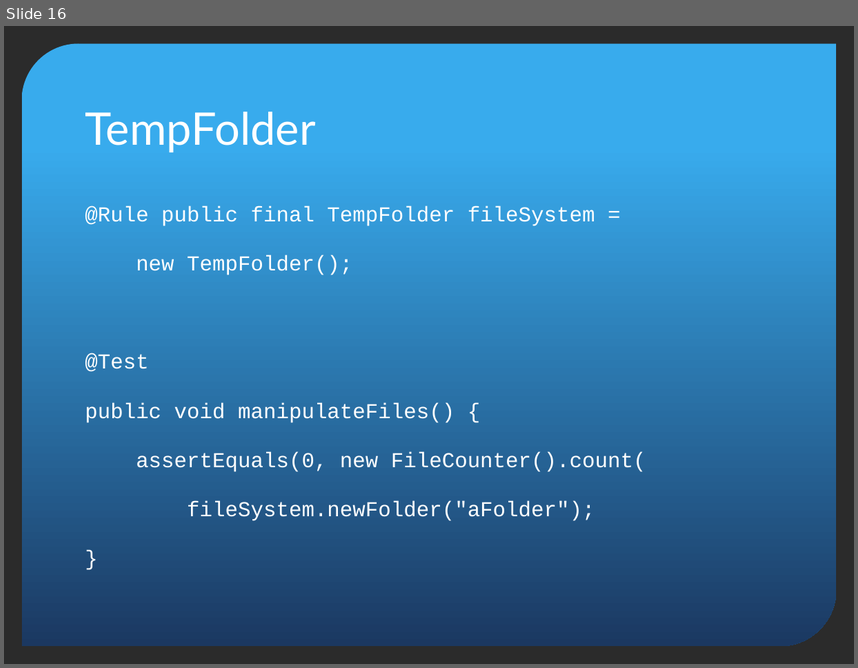
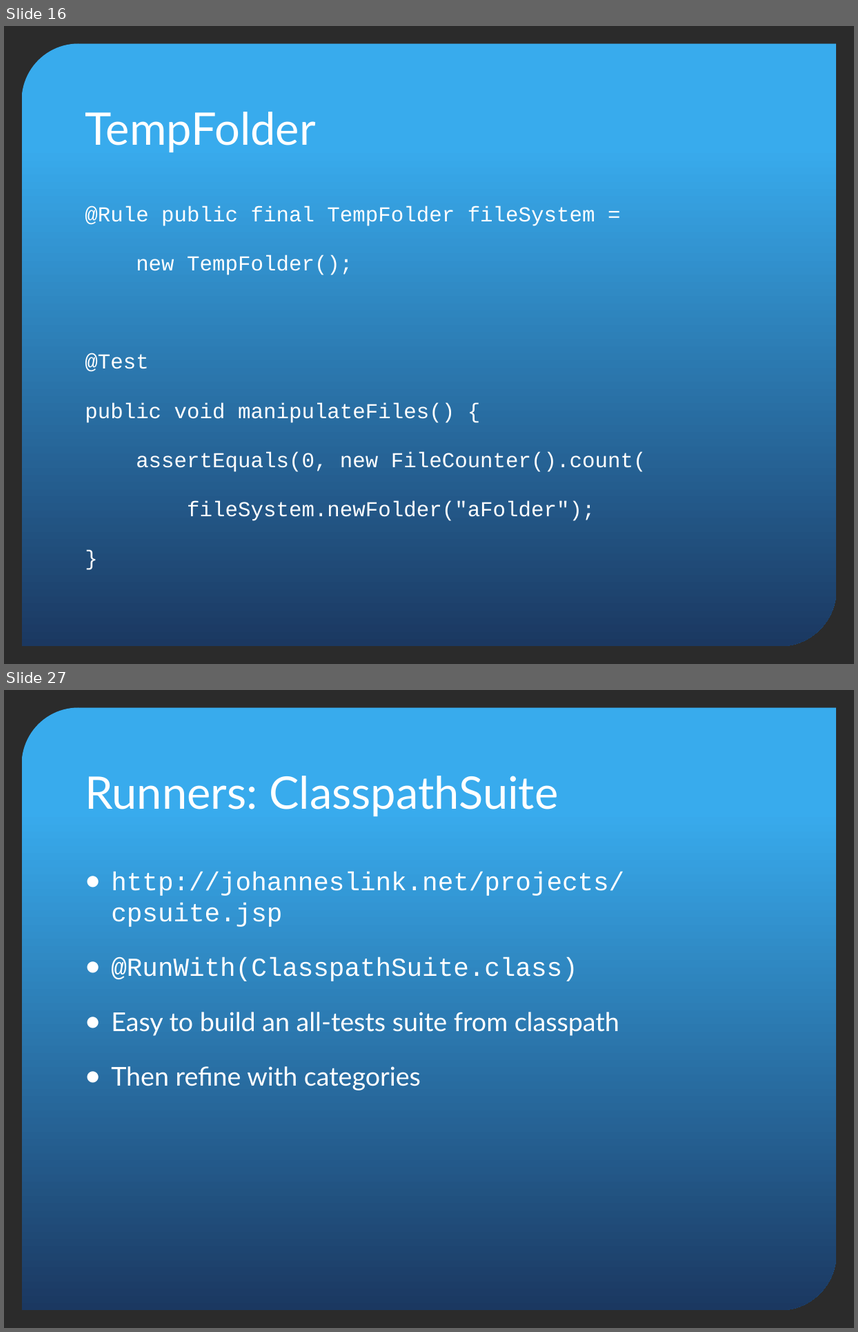
Before and after one commit to pholser/bending-junit, a slide deck: bending-junit.pptx. Shown one above the other, each under a label of ours: slide 16 before the commit, slides 16 and 27 after it; the slides between them are not shown. The pictures are 858x668 and 858x1332 pixels, drawn with LibreOffice and Linux fonts; fonts in the diff are those of the drawing; background and template pictures are left out; a plain dark background stands for a picture behind light text. Boxes give left, top, right and bottom in pixels: in the first picture for what was removed or moved away, otherwise in the second. Text is boxed around its words. In the diff, an @@ line names an element or a change of style, - is before the commit and + after.

```diff
--- a/bending-junit.pptx
+++ b/bending-junit.pptx
@@ slide 27 added at (4,690,854,1328), background picture (left out); not listed: 1 template element that a slide beside it also shows @@
@@ title added at (85,776,559,816), 38 pt, text #FFFFFF @@
+Runners: ClasspathSuite
@@ text added at (111,871,624,1090), 22 pt, text #FFFFFF @@
+● http://johanneslink.net/projects/cpsuite.jsp
+● @RunWith(ClasspathSuite.class)
+● Easy to build an all-tests suite from classpath
+● Then refine with categories
```
Also in this commit, not shown: 19 other slides added.
